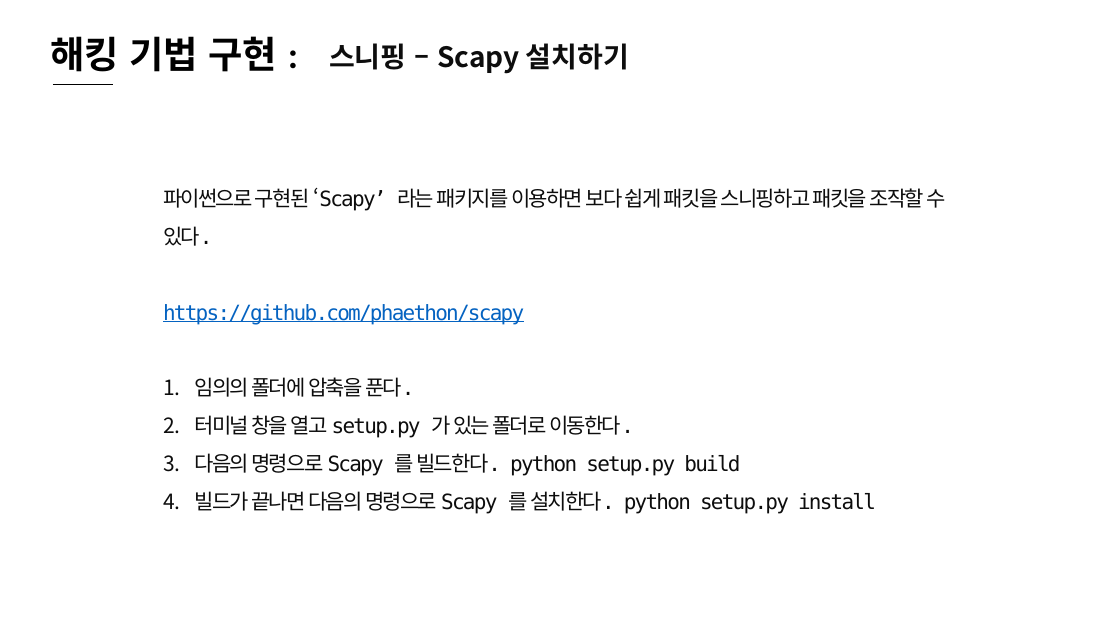
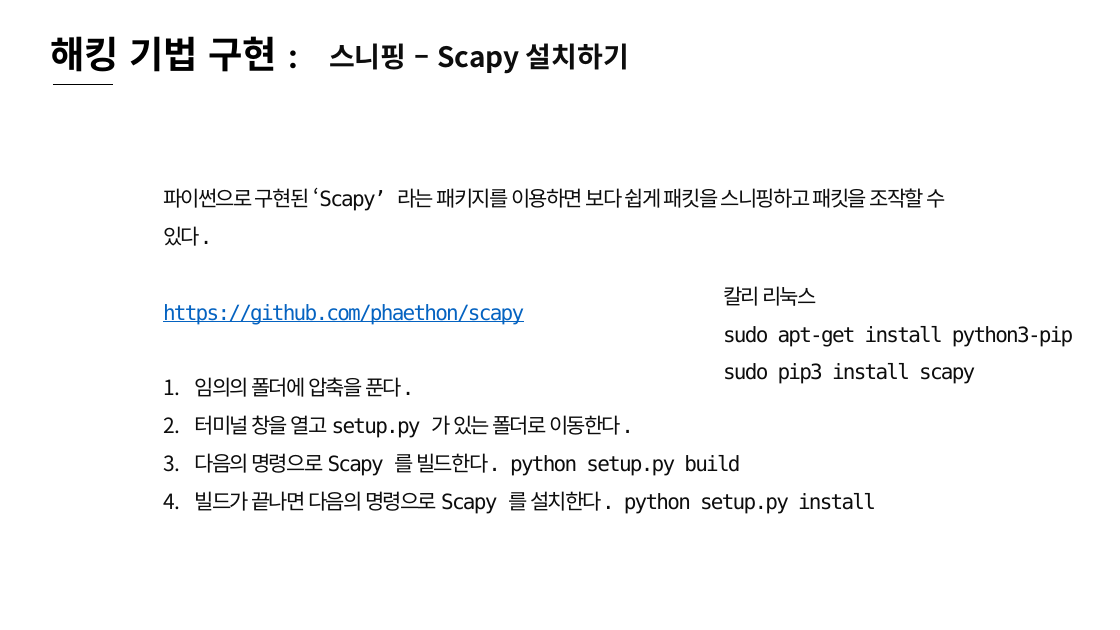
Before and after one commit to sky7th/White-Hat-Python, a slide deck: slide 110 of White Hat Python-1.pptx (slide 111 before the commit). Drawn at 1120x630 pixels with LibreOffice and Linux fonts; fonts in the diff are those of the drawing. Boxes give left, top, right and bottom in pixels: in the first picture for what was removed or moved away, otherwise in the second. Text is boxed around its words. In the diff, an @@ line names an element or a change of style, - is before the commit and + after.

```diff
--- a/White Hat Python-1.pptx
+++ b/White Hat Python-1.pptx
@@ text added at (x1=723, y1=286, x2=1074, y2=384), 18 pt, text #0D0D0D @@
+칼리 리눅스
+sudo apt-get install python3-pip
+sudo pip3 install scapy
```
Also in this commit, not shown: 4 other slides changed, 10 slides added, 1 slide removed.
